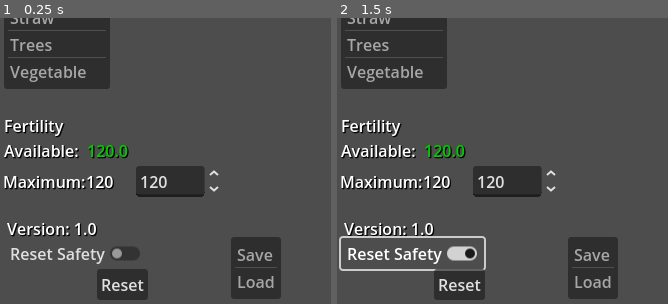
Above: before the commit, frames 1-2 (left to right).
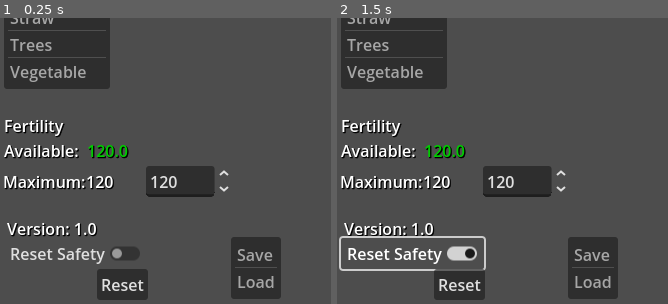
Above: after the commit, the same moments.

Repository: Lightiron2/SeedCosts-for-Elin
Game: Godot game, scene res://Project/FertCalc.tscn
Same seed, same stepped clock (60 frames per second), same inputs: the game is played once before the commit and once after it.
Inputs (mouse positions are % of the whole screen's width and height, from its top left):
- Up to frame 1 (0.25 s): no input
- Up to frame 2 (1.5 s): tap Enter at 0.5 s; move the mouse to (78, 45) at 0.52 s; click "Reset Safety" at 1.25 s
The pictures show only the part of the screen within x 0-50%, y 50-100%; the shares and areas given below are measured in that part.

The runs differ from the first frame. In frame 1, 0.9% of the frame differs, in the area x 41-70%, y 51-63%; in frame 2, 0.9%.

Commit message:
Update FertCalc.tscn

Diff:
--- a/Project/FertCalc.tscn
+++ b/Project/FertCalc.tscn
@@ -207,9 +207,9 @@
 
 [node name="maxFertSpinBox" type="SpinBox" parent="FertCalc"]
 layout_mode = 0
-offset_left = 136.0
+offset_left = 146.0
 offset_top = 438.0
-offset_right = 222.563
+offset_right = 232.563
 offset_bottom = 469.0
 max_value = 100000.0
 value = 120.0
